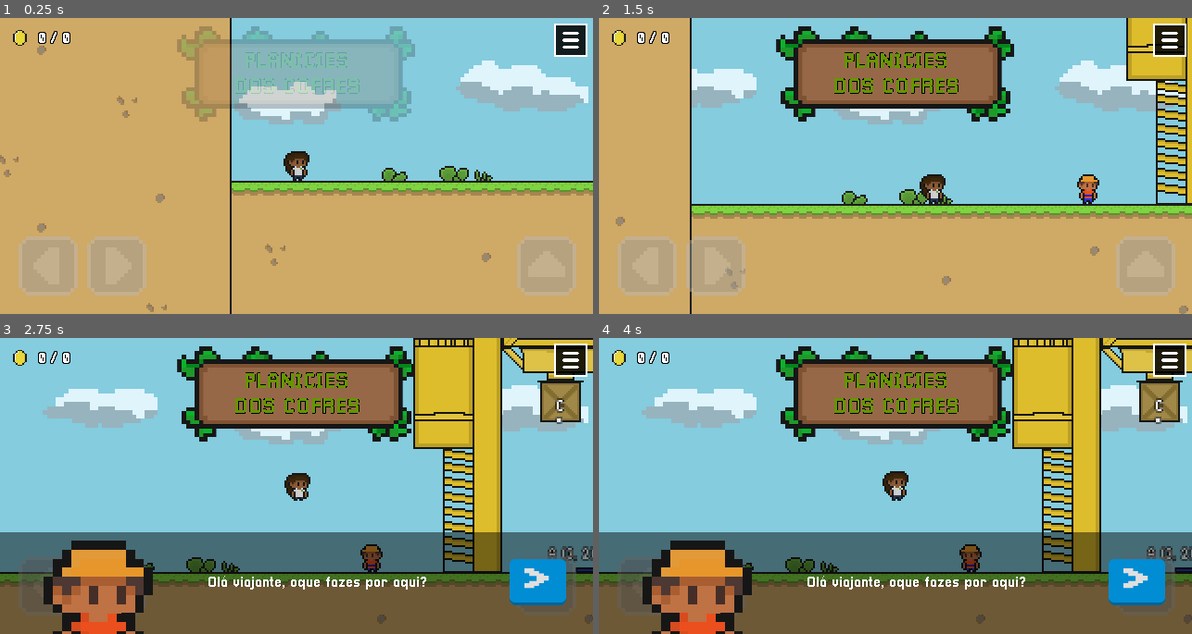
Above: before the commit, frames 1-4 (two rows, left to right).
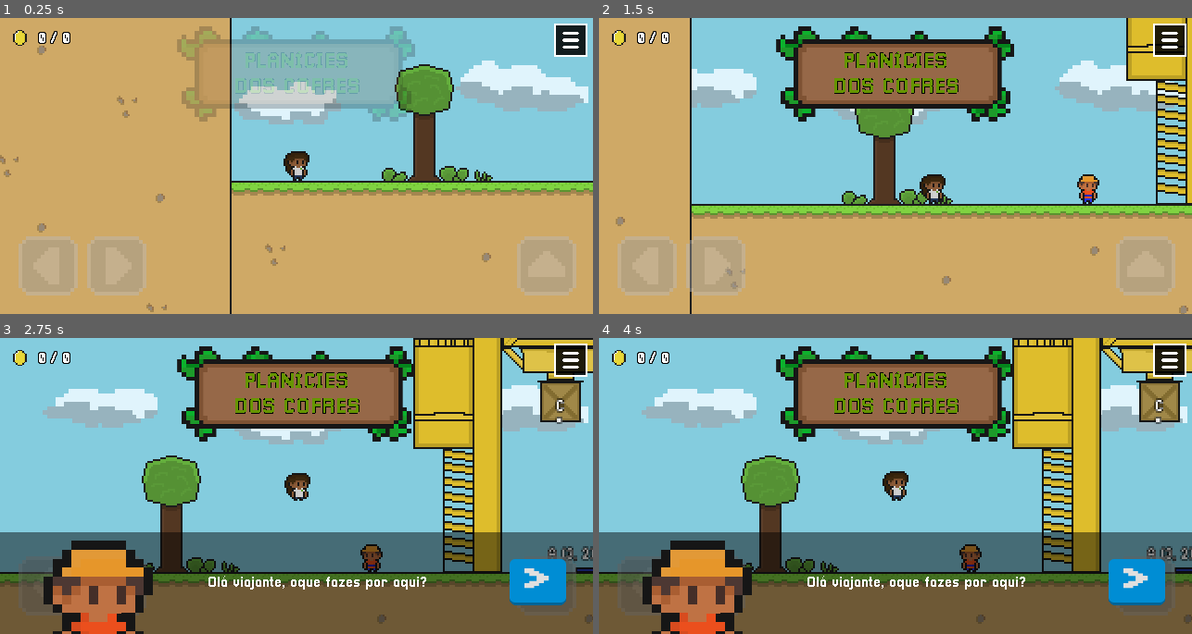
Above: after the commit, the same moments.

Repository: DanilloPitta/MathMinigames
Game: Godot game, scene res://src/Levels/level_4.tscn
The game is run twice, just before and just after one commit, with the same random seed, the same clock (stepped at 60 frames per second) and the same inputs. This scene is started directly instead of the project's main scene.
Inputs (mouse positions are in pixels of both pictures, inside the frame that each line leads up to):
- Up to frame 1 (0.25 s): no input
- Up to frame 2 (1.5 s): move the mouse to (1025, 151) at 0.52 s; hold Right (ui_right) from 0.53 s (still down); click (1025, 151) at 0.67 s; tap W (jump) at 0.77 s; move the mouse to (776, 180) at 1.27 s
- Up to frame 3 (2.75 s): tap W (jump) at 1.52 s; move the mouse to (355, 420) at 2.02 s; release Right (ui_right) at 2.03 s; hold Left (ui_left) from 2.03 s (still down)
- Up to frame 4 (4 s): move the mouse to (865, 545) at 2.77 s; release Left (ui_left) at 2.78 s; hold Right (ui_right) from 2.78 s (still down); click (865, 545) at 2.92 s; tap W (jump) at 3.02, 3.77 s; move the mouse to (1073, 530) at 3.52 s

The runs differ from the first frame. In frame 1, 2.3% of the frame differs, in the area x 66-77%, y 15-55%; in frame 2, 1.7%; in frame 3, 2.3%; in frame 4, 2.3%.

Commit message:
Decorações do Nível 4

Diff:
--- a/src/Levels/level_3.tscn
+++ b/src/Levels/level_3.tscn
@@ -214,7 +214,7 @@
 sources/7 = SubResource("TileSetAtlasSource_vnqhm")
 
 [sub_resource type="RectangleShape2D" id="RectangleShape2D_n0t6n"]
-size = Vector2(420, 20)
+size = Vector2(539.5, 20)
 
 [sub_resource type="AtlasTexture" id="AtlasTexture_fr06i"]
 atlas = ExtResource("17_27b73")
@@ -350,7 +350,7 @@
 script = ExtResource("15_w3poy")
 
 [node name="CollisionShape2D" type="CollisionShape2D" parent="FallArea"]
-position = Vector2(713.5, 263)
+position = Vector2(653.75, 263)
 shape = SubResource("RectangleShape2D_n0t6n")
 
 [node name="Hud" type="CanvasLayer" parent="."]
--- a/src/Levels/level_4.tscn
+++ b/src/Levels/level_4.tscn
@@ -16,8 +16,10 @@
 [ext_resource type="Script" path="res://src/Scripts/Hud.gd" id="17_jmbcc"]
 [ext_resource type="Texture2D" uid="uid://b0dgoo5vov7t7" path="res://src/Assets/Sprites/Coin/coin.png" id="18_c7ycv"]
 [ext_resource type="PackedScene" uid="uid://483mkp5fbd6q" path="res://src/Scenes/middle_of_points_puzzle.tscn" id="18_wn7cl"]
+[ext_resource type="Texture2D" uid="uid://b4e0y5wawctkw" path="res://src/Assets/Sprites/ScenaryObjects/Vegetation/tree_1.png" id="19_in1y5"]
 [ext_resource type="FontFile" uid="uid://dm8dwovr228s4" path="res://src/Assets/Fonts/Pixellari.ttf" id="19_vnqkr"]
 [ext_resource type="Texture2D" uid="uid://glme7wnd7sj2" path="res://src/Assets/Sprites/Key/key_one_frame.png" id="20_dylqh"]
+[ext_resource type="Texture2D" uid="uid://bbupnrh1wvr46" path="res://src/Assets/Sprites/ScenaryObjects/Vegetation/tree_3.png" id="20_ystt6"]
 [ext_resource type="PackedScene" uid="uid://bbsa8nctv0rmb" path="res://src/Scenes/controls.tscn" id="21_q0dx1"]
 
 [sub_resource type="TileSetAtlasSource" id="TileSetAtlasSource_tobp1"]
@@ -266,7 +268,7 @@
 layer_2/y_sort_enabled = false
 layer_2/y_sort_origin = 0
 layer_2/z_index = 0
-layer_2/tile_data = PackedInt32Array(524296, 2, 0, 524293, 2, 1, 524295, 65538, 0)
+layer_2/tile_data = PackedInt32Array(524296, 2, 0, 524293, 2, 1, 524295, 65538, 0, 524318, 65538, 0, 524323, 2, 0, 524325, 2, 1)
 
 [node name="CharacterBody2D" parent="." instance=ExtResource("10_ghqjm")]
 position = Vector2(35, 136)
@@ -355,6 +357,16 @@
 
 [node name="Trees" type="Node" parent="."]
 
+[node name="Tree1" type="Sprite2D" parent="Trees"]
+z_index = -1
+position = Vector2(104, 112)
+texture = ExtResource("19_in1y5")
+
+[node name="Tree4" type="Sprite2D" parent="Trees"]
+z_index = -1
+position = Vector2(534, 112)
+texture = ExtResource("20_ystt6")
+
 [node name="MiddleOfPointsPuzzle" parent="." instance=ExtResource("18_wn7cl")]
 z_index = -1
 position = Vector2(356, 64)
Not shown: 1 places in src/Levels/level_4.tscn that only renumber resources
